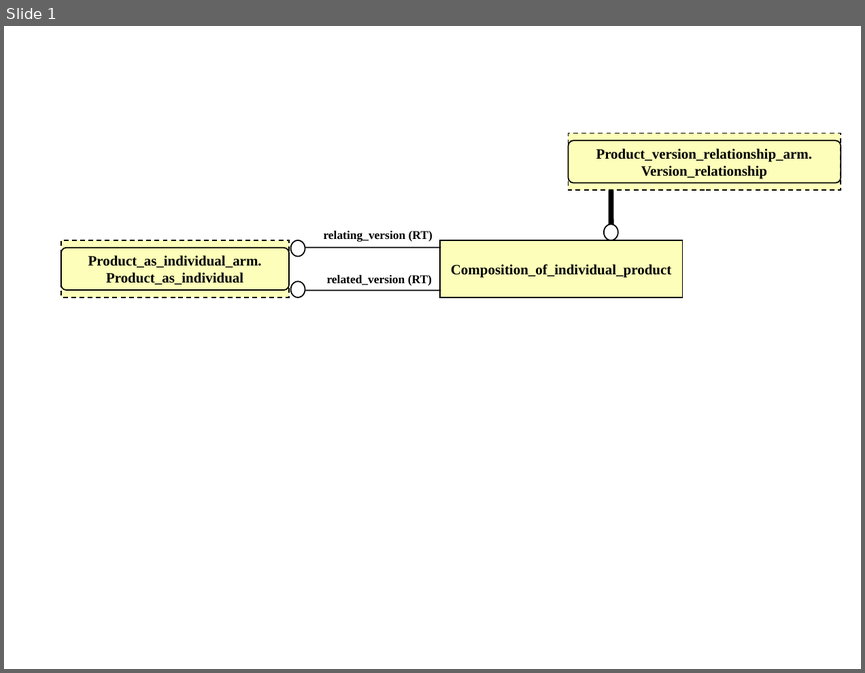
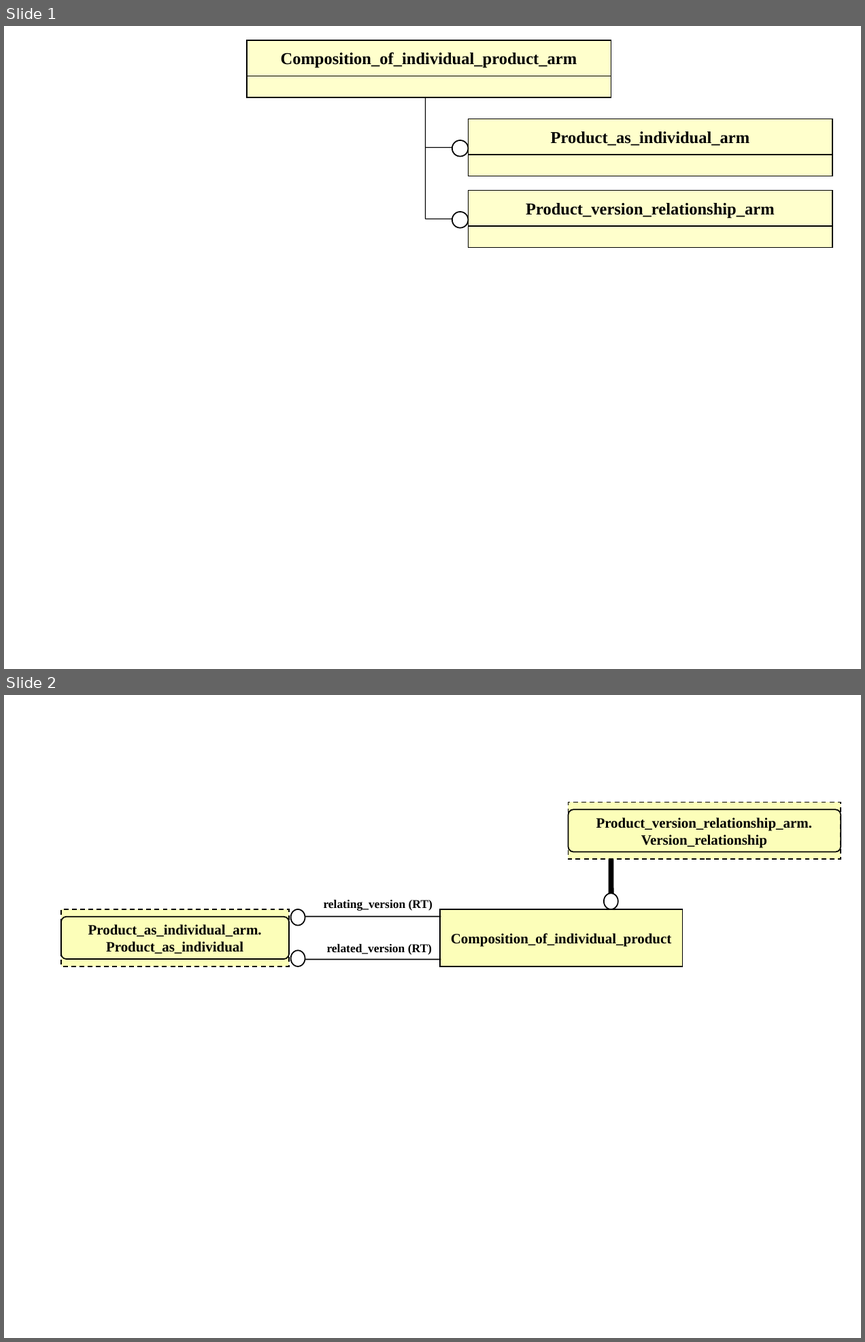
Before and after one commit to starseeker/stepmod_mirror, a slide deck: data/modules/composition_of_individual_product/composition_of_individual_product.ppt. Shown one above the other, each under a label of ours: slide 1 before the commit, slides 1 and 2 after it. The pictures are 865x673 and 865x1342 pixels, drawn with LibreOffice and Linux fonts; fonts in the diff are those of the drawing. Boxes give left, top, right and bottom in pixels: in the first picture for what was removed or moved away, otherwise in the second. Text is boxed around its words. In the diff, an @@ line names an element or a change of style, - is before the commit and + after.

Commit message:
uploading product structure

```diff
--- a/data/modules/composition_of_individual_product/composition_of_individual_product.ppt
+++ b/data/modules/composition_of_individual_product/composition_of_individual_product.ppt
@@ slide 1 added at [4,26,861,669], background #FFFFFF @@
@@ rectangle added at [247,40,611,76], fill #FFFFCC, outline #000000 0.74 pt, 14 pt, text #000000, bold @@
+Composition_of_individual_product_arm
@@ rectangle added at [247,76,611,97], fill #FFFFCC, outline #000000 0.74 pt @@
@@ line added from (426, 219) to (426, 97), #000000 0.74 pt @@
@@ rectangle added at [468,118,832,155], fill #FFFFCC, outline #000000 0.74 pt, 14 pt, text #000000, bold @@
+Product_as_individual_arm
@@ line added from (426, 148) to (454, 148), #000000 0.74 pt @@
@@ ellipse added at [452,140,468,157], fill #FFFFFF, outline #000000 0.99 pt @@
@@ rectangle added at [468,155,832,176], fill #FFFFCC, outline #000000 0.74 pt @@
@@ rectangle added at [468,191,832,227], fill #FFFFCC, outline #000000 0.74 pt, 14 pt, text #000000, bold @@
+Product_version_relationship_arm
@@ line added from (426, 219) to (454, 219), #000000 0.74 pt @@
@@ ellipse added at [452,212,468,228], fill #FFFFFF, outline #000000 0.99 pt @@
@@ rectangle added at [468,226,832,247], fill #FFFFCC, outline #000000 0.74 pt @@
@@ what was slide 1 is now slide 2 @@
```
Also in this commit, not shown: 1 other slide added, 11 other files.
